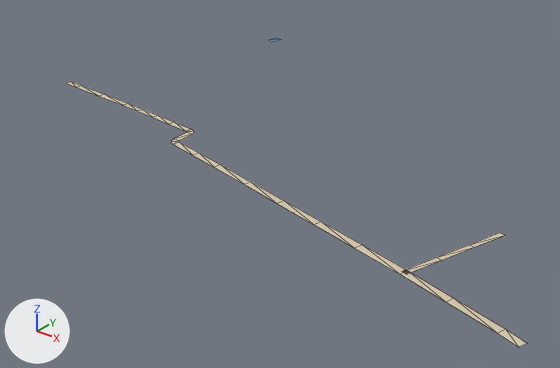
Two versions of the glTF model public/assets/bengaluru-region-v1/tiles/t46_15-l0.glb, one commit apart.
The view is the same before and after, from a 50 mm camera at (23599.0, 7299.0, 237.0) aimed at (23236.0, 7752.0, -44.0). The axes (+X, +Y, +Z) are drawn at lower left. The lights are the same throughout. The picture after the commit comes second. Mesh edges are drawn as thin lines.

In view in the first picture: 'ground'.
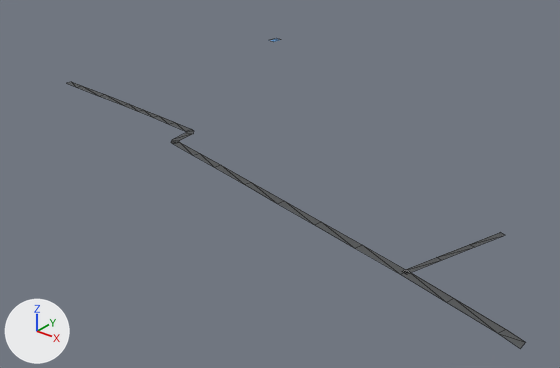
The change, as JSON lines over the scene's bpy script:
```json
{"block": "me_ground", "where": "# used by ob_ground; location = (23000.0, 7500.0, 0.0)"}
{"block": "me_ground", "where": "# verts and faces of me_ground; kept vertices keep their numbers, new ones are numbered from 54"}
{"block": "me_ground", "where": "# before: 42 (488.0, 119.0, 1.0) at pixel (505, 329), 43 (486.0, 113.0, 1.0) at pixel (497, 333), 44 (501.0, 115.0, 1.0) at pixel (527, 343), 45 (499.0, 109.0, 1.0) at pixel (518, 347)"}
{"op": "remove", "block": "me_ground", "code": "me_ground.from_pydata(...)  # 54 vertices, 50 faces; spans x 0.0..501.0, y 109.0..229.0, z 1.0"}
{"op": "add", "block": "me_ground", "code": "me_ground.from_pydata(...)  # 54 vertices, 50 faces; spans x 0.0..500.0, y 109.0..229.0, z 1.0"}
{"block": "me_ground", "change": "me_ground part 1"}
{"op": "add", "block": "me_ground", "code": "delete_vertices([44])  # with the faces that use them"}
{"op": "add", "block": "me_ground", "code": "verts[45] = (500.0, 115.0, 1.0)  # moved, pixel (525, 342)"}
{"op": "add", "block": "me_ground", "code": "verts[54] = (500.0, 109.0, 1.0)  # pixel (520, 348)"}
{"op": "add", "block": "me_ground", "code": "faces += [(43, 54, 45)]"}
{"block": "me_ground", "change": "me_ground part 2: 49 kept faces spanning x 0.0..500.0, y 113.0..229.0, z 1.0 get new vertex colours; the middle colour goes from beige #d7c9ae to dark grey #535556"}
```

What differs and where, as boxes [x1, y1, x2, y2] in the pictures (560 x 368 px; the box of a moved part takes in the faces that stretch with it):
```json
{"object": "ground", "change": "reshaped", "before": [66, 82, 527, 347], "after": [66, 82, 525, 348]}
{"part": 1, "of": "me_ground", "change": "moved or reshaped", "before": [498, 329, 527, 347], "after": [498, 329, 525, 348]}
{"part": 2, "of": "me_ground", "change": "recoloured", "before": [66, 82, 518, 347], "after": [66, 82, 525, 342]}
```
